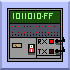
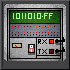
Revision of a layered 70×70 image; what changed, layer by layer:
added layer "pic copy" above "pic_grad copy" over (0, 0, 70, 70)
added layer "pic_grad copy" (soft light) above "Background" over (0, 0, 70, 70)
painted on "Background" over (0, 0, 70, 70)
